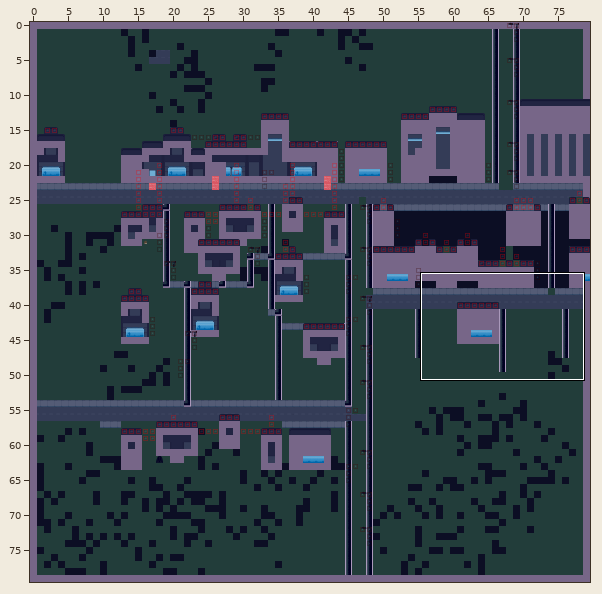
Two versions of a level (Tiled map, tiledMaps/City.tmx). Above: a wide view before the commit, with the close-up outlined.
Close-up. Old version:
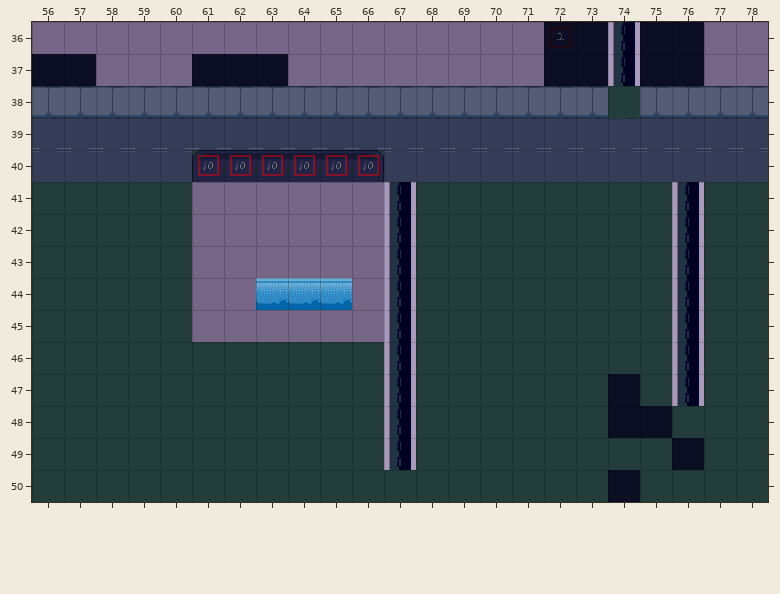
Cells are 40x40 px. Shown: x 56..78, y 36..50. The commit also changed other parts of the map, which this record leaves out.
After:
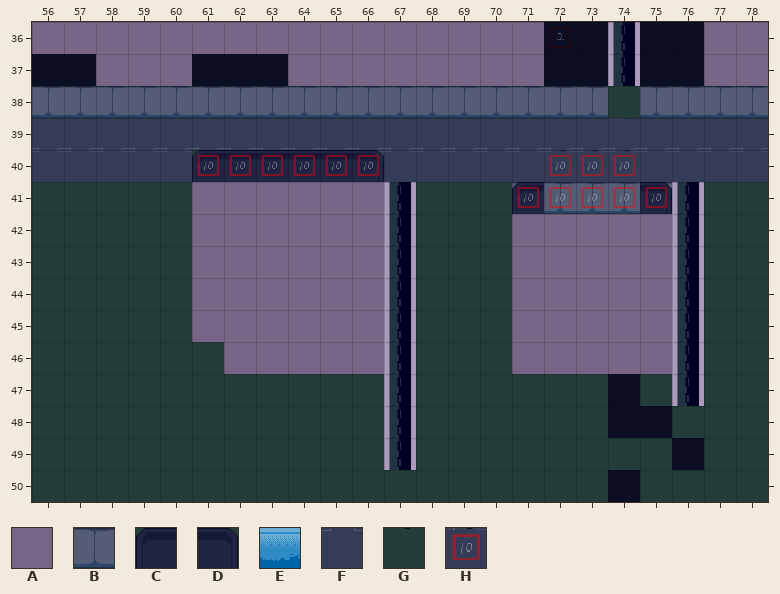
Key: from "AllTiles": A 1, B 3, C 25, D 27, E 60, F 78, G 167; from "height": H 9.
_ is an empty cell.
See-through tiles are keyed as they look on the map.
The exact change:
Layer "Ground":
The author put tile B in row 41 at x 71 to 75.
Tile D becomes tile F in row 40 at x 66.
Tile E is gone in row 44 at x 63 to 65.
Layer "Interactable":
The author put tile A in rows 42 to 43 at x 71 to 75; in row 44 at x 63 to 65 and 71 to 75; in row 45 at x 71 to 75; in row 46 at x 62 to 66 and 71 to 75.
Layer "Depth-Sorted":
The author put tile C in row 41 at x 71.
The author put tile D in row 41 at x 75.
The author put tile G in row 40 at x 72 to 74.
Layer "Heightmap":
The author put tile H in row 40 at x 72 to 74; in row 41 at x 71 to 75.
Where, in picture pixels (left, top, right, bottom), the same in both close-ups:
changed: (377, 150, 384, 156)
added: (512, 150, 672, 374)
changed: (256, 278, 352, 310)
added: (224, 342, 384, 374)
